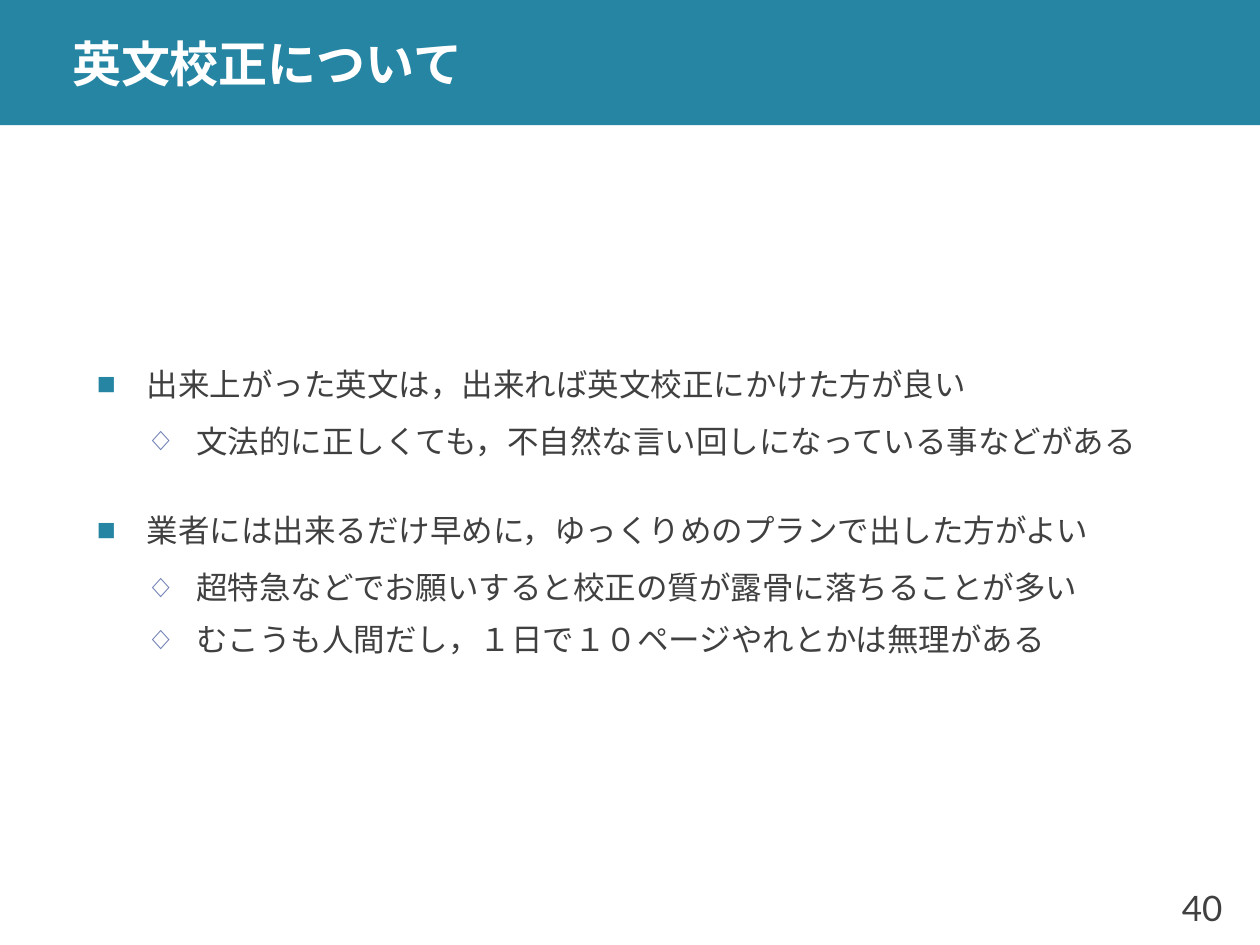
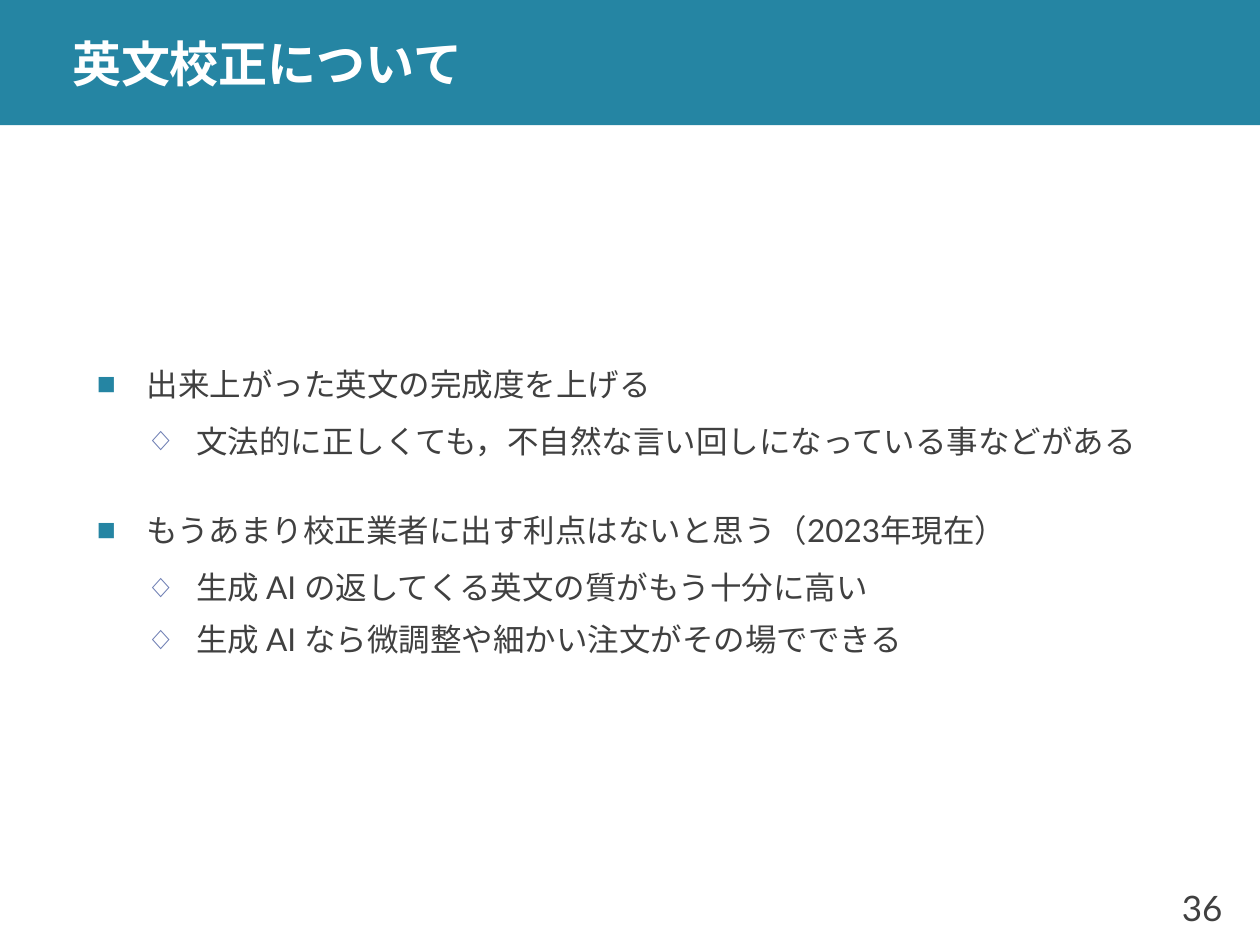
Before and after one commit to shioya-lab/how-to, a slide deck: slide 36 of translation.pptx (slide 40 before the commit). Drawn at 1260x945 pixels with LibreOffice and Linux fonts; fonts in the diff are those of the drawing. Boxes give left, top, right and bottom in pixels: in the first picture for what was removed or moved away, otherwise in the second. Text is boxed around its words. In the diff, an @@ line names an element or a change of style, - is before the commit and + after.

Commit message:
translation を v4 に
校正を ChatGPT を使った方法に変更

```diff
--- a/translation.pptx
+++ b/translation.pptx
@@ text at <box>147,369,651,399</box>: text changed @@
-■ 出来上がった英文は，出来れば英文校正にかけた方が良い
+■ 出来上がった英文の完成度を上げる
@@ text at <box>147,515,1007,654</box>: text changed @@
-■ 業者には出来るだけ早めに，ゆっくりめのプランで出した方がよい
-  ◇ 超特急などでお願いすると校正の質が露骨に落ちることが多い
-  ◇ むこうも人間だし，１日で１０ページやれとかは無理がある
+■ もうあまり校正業者に出す利点はないと思う（2023年現在）
+  ◇ 生成 AI の返してくる英文の質がもう十分に高い
+  ◇ 生成 AI なら微調整や細かい注文がその場でできる
@@ page number at <box>1182,895,1223,922</box>: text changed @@
-40
+36
```
Also in this commit, not shown: 14 other slides changed, 6 slides added, 1 slide removed, 2 other files.
